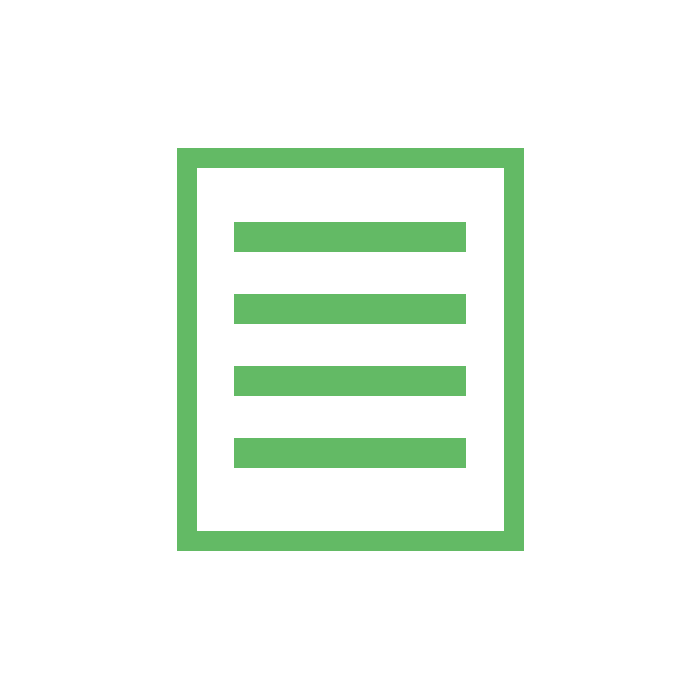
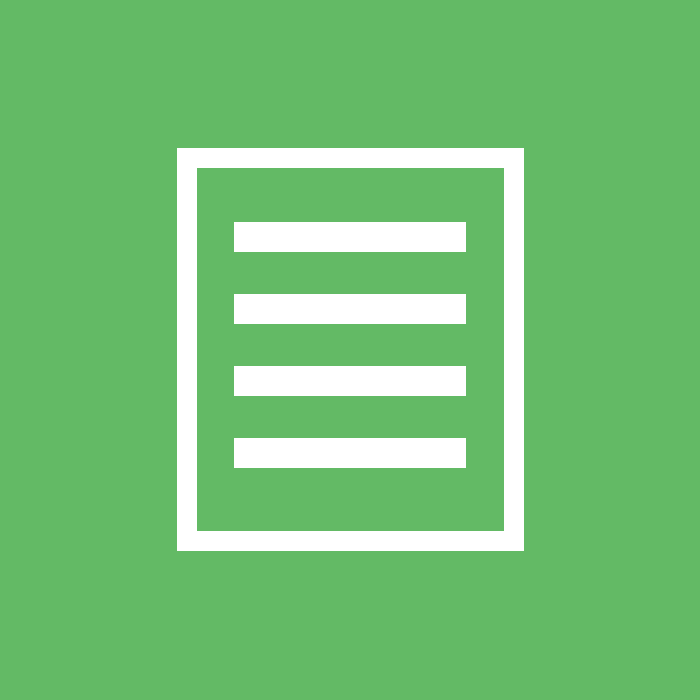
Before/after of a 700×700 layered artwork. What changed in the layer stack:
painted on "Shape 1 copy 3" over [177, 148, 524, 551]
removed layer "Shape 1 copy 2" over [234, 366, 466, 396]
removed layer "Shape 1 copy" over [234, 294, 466, 324]
removed layer "Shape 1" over [234, 222, 466, 252]
removed layer "Rectangle 1" over [177, 148, 524, 551]
painted on "Layer 0" over [0, 0, 700, 700]
